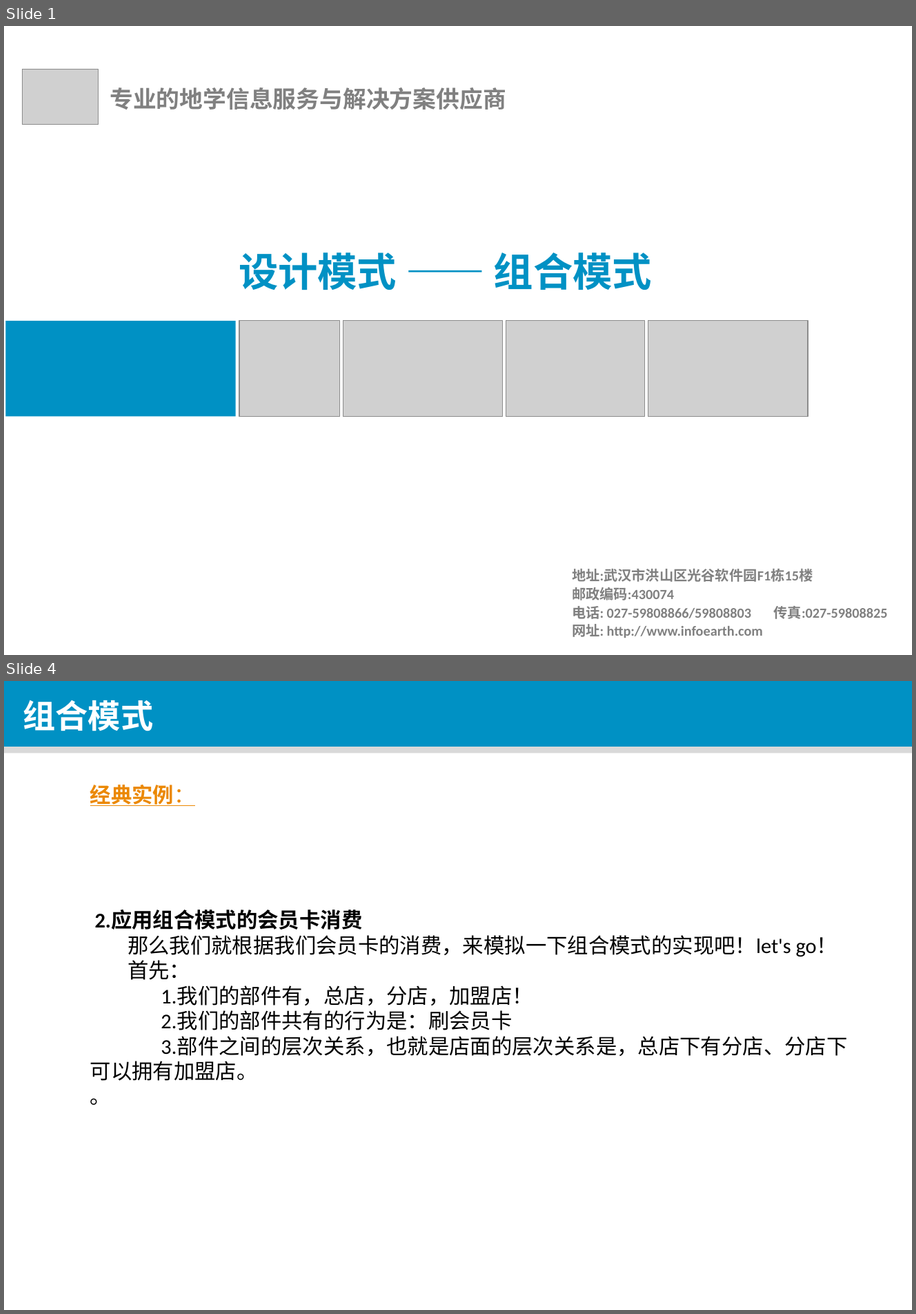
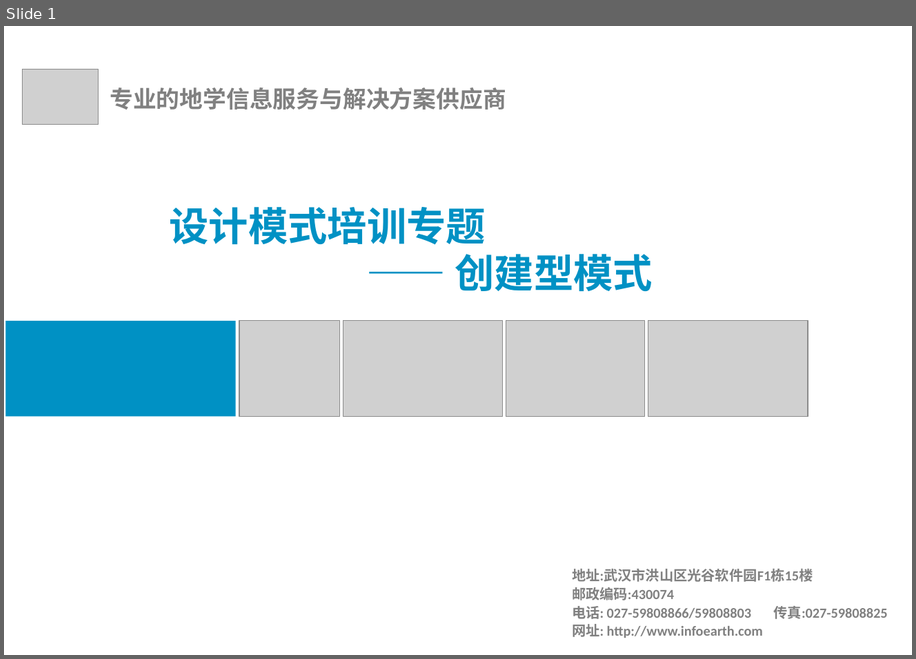
Before and after one commit to GISHUB2017/DesignPattern, a slide deck: PPT/设计模式.pptx. Shown one above the other, each under a label of ours: slides 1 and 4 before the commit, slide 1 after it; the slides between them are not shown. The pictures are 916x1314 and 916x659 pixels, drawn with LibreOffice and Linux fonts; fonts in the diff are those of the drawing; grey boxes stand for pictures; background and template pictures are left out. Boxes give left, top, right and bottom in pixels: in the first picture for what was removed or moved away, otherwise in the second. Text is boxed around its words. In the diff, an @@ line names an element or a change of style, - is before the commit and + after.

```diff
--- a/PPT/设计模式.pptx
+++ b/PPT/设计模式.pptx
@@ slide 4 removed at (4, 681, 912, 1310), background #FFFFFF @@
@@ rectangle removed at (4, 681, 912, 747) @@
@@ text removed at (23, 700, 154, 731) @@
-组合模式
@@ rectangle removed at (4, 747, 912, 753) @@
@@ text removed at (90, 784, 195, 806) @@
-经典实例：
@@ text removed at (90, 910, 847, 1105) @@
-2.应用组合模式的会员卡消费
-那么我们就根据我们会员卡的消费，来模拟一下组合模式的实现吧！let's go！
-首先：
-1.我们的部件有，总店，分店，加盟店！
-2.我们的部件共有的行为是：刷会员卡
-3.部件之间的层次关系，也就是店面的层次关系是，总店下有分店、分店下可以拥有加盟店。
-。
@@ slide 1 changed as well @@
@@ text at (170, 207, 653, 291): text changed @@
-设计模式 —— 组合模式
+设计模式培训专题
+—— 创建型模式
```
Also in this commit, not shown: 14 slides added, 14 other slides removed, 11 other files.
